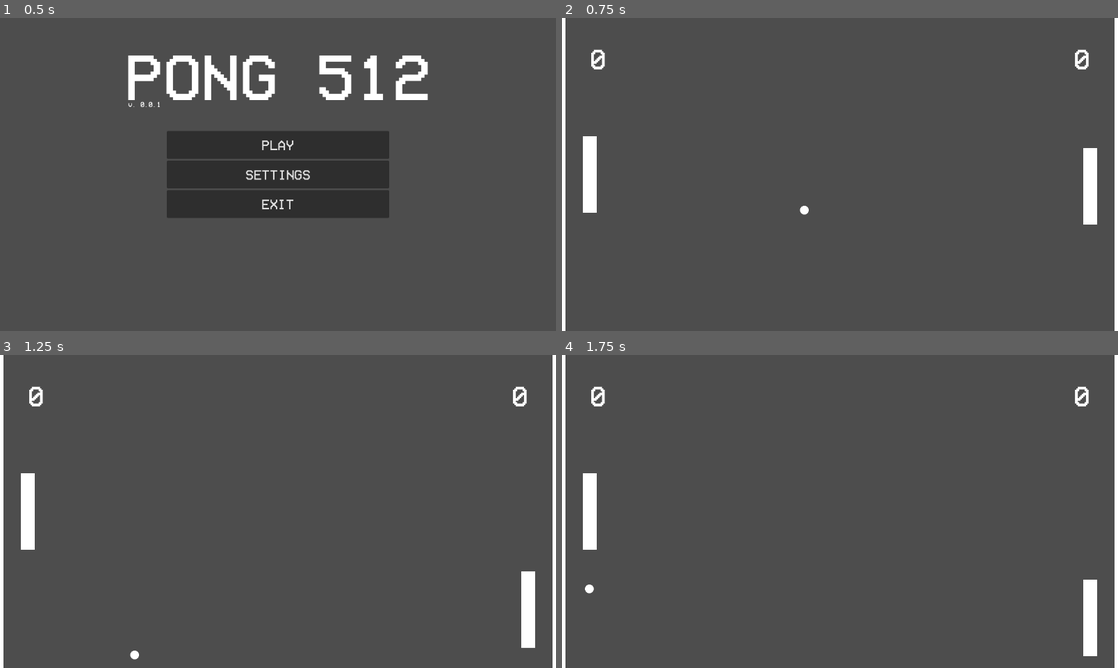
Above: before the commit, frames 1-4 (two rows, left to right).
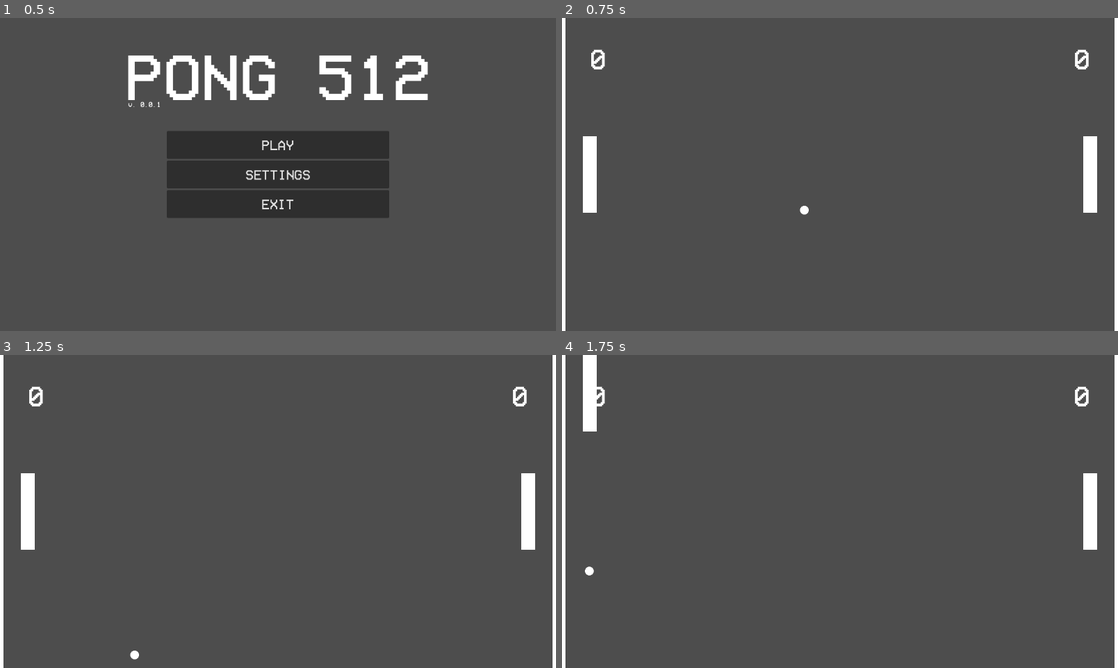
Above: after the commit, the same moments.

Repository: Cubature1/Pong-512-2D
Game: Godot game, scene res://scenes/menu.tscn
The game is run twice, just before and just after one commit, with the same random seed, the same clock (stepped at 60 frames per second) and the same inputs.
Inputs:
- Up to frame 1 (0.5 s): no input
- Up to frame 2 (0.75 s): click "PLAY" at 0.5 s
- Up to frame 3 (1.25 s): no input
- Up to frame 4 (1.75 s): hold Up (move_up) from 1.28 s (still down)

Frame 1 is identical in both runs. In frame 2, 0.2% of the frame differs, in the area x 93-97%, y 37-66%; in frame 3, 1.2%; in frame 4, 2.5%, in the area x 3-97%, y 0-97%.
Error before the commit: Parse Error: Identifier "speed" not declared in the current scope. (res://scripts/paddle.gd:27)

Commit message:
Implemented global speed variable

Diff:
--- a/scripts/cpu_paddle.gd
+++ b/scripts/cpu_paddle.gd
@@ -1,10 +1,11 @@
 extends Area2D
 
-@export var speed = 5
+
 var screen_size
 
 var paddle_height = Global.paddle_height
 var paddle_width = Global.paddle_width
+var speed = Global.paddle_speed
 
 @onready var ball = $"../Ball"
 var ball_position
@@ -19,6 +20,11 @@
 
 # Called every frame. 'delta' is the elapsed time since the previous frame.
 func _process(delta: float) -> void:
+	var velocity: Vector2 = Vector2.ZERO
 	ball_position = ball.get_position()
-	position.y = position.lerp(ball_position, (delta * speed) * pow(ball.global_position.x / 1280, 0.152003)).y
+
+
+	if velocity.length() > 0:
+		velocity = velocity.normalized() * speed
+	position += velocity * delta
 	position = position.clamp(Vector2(paddle_width,paddle_height), screen_size - Vector2(paddle_width,paddle_height))
--- a/scripts/paddle.gd
+++ b/scripts/paddle.gd
@@ -1,12 +1,11 @@
 extends Area2D
 
-@export var mousecontrol = false
 
 var screen_size
 
 var paddle_height = Global.paddle_height
 var paddle_width = Global.paddle_width
-
+var speed = Global.paddle_speed
 
 # Called when the node enters the scene tree for the first time.
 func _ready() -> void:
